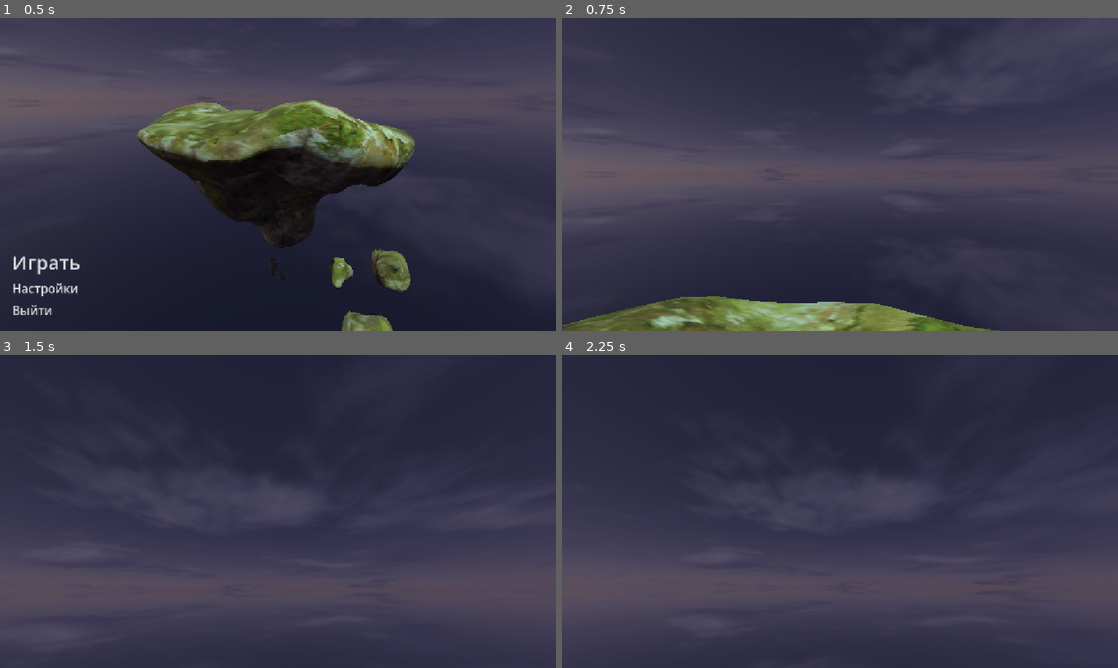
Above: before the commit, frames 1-4 (two rows, left to right).
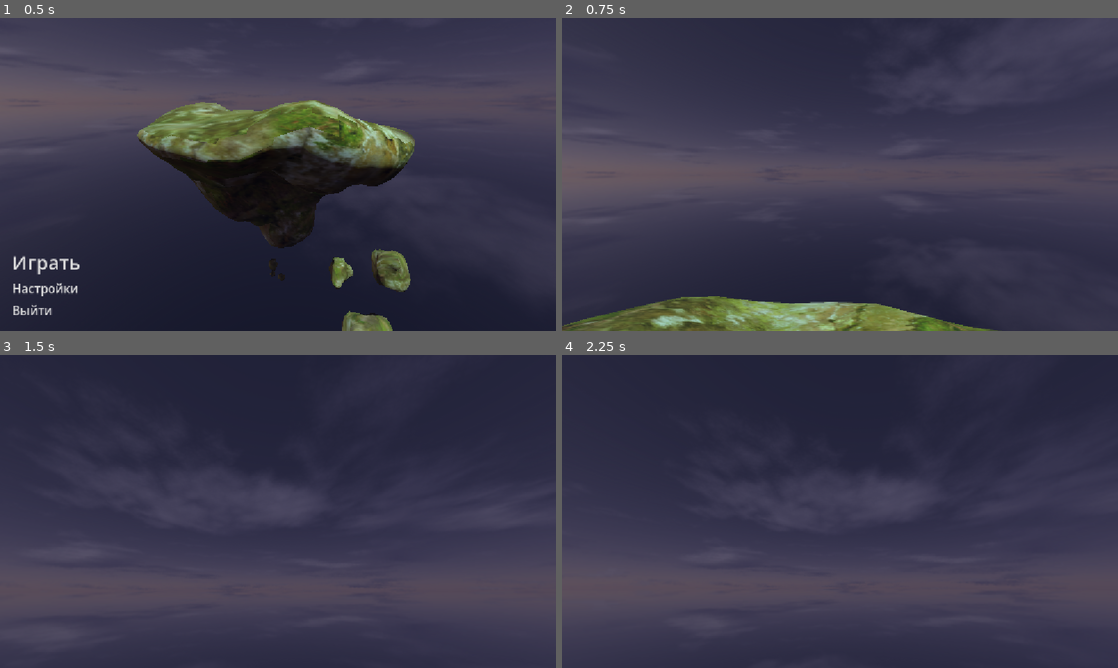
Above: after the commit, the same moments.

Repository: coolgamescompany/athanor
Game: Godot game, scene res://scenes/ui/main_menu.tscn
The game is run twice, just before and just after one commit, with the same random seed, the same clock (stepped at 60 frames per second) and the same inputs.
Inputs (mouse positions are in pixels of both pictures, inside the frame that each line leads up to):
- Up to frame 1 (0.5 s): no input
- Up to frame 2 (0.75 s): click "Играть" at 0.5 s
- Up to frame 3 (1.5 s): tap Enter (ui_accept) at 1.25 s; move the mouse to (305, 511) at 1.27 s; hold Up (ui_up) from 1.28 s (still down); click (305, 511) at 1.42 s
- Up to frame 4 (2.25 s): keep holding Up (ui_up); tap Enter (ui_accept) at 1.52, 2 s; move the mouse to (812, 511) at 2.02 s

Frame 1 is identical in both runs. In frame 2, less than 0.1% of the frame differs, in the area x 0-78%, y 88-100%; in frame 3, less than 0.1%; in frame 4, less than 0.1%.

Commit message:
исправлено размытие меню паузы

Diff:
--- a/scenes/player/player.tscn
+++ b/scenes/player/player.tscn
@@ -1,7 +1,6 @@
 [gd_scene format=3 uid="uid://crdkbv1scj4sk"]
 
 [ext_resource type="Script" uid="uid://o5i1j6nk8lk" path="res://scenes/player/player.gd" id="1_8afob"]
-[ext_resource type="PackedScene" uid="uid://qfy6iij8f5ge" path="res://scenes/ui/pause_menu.tscn" id="2_dovo2"]
 
 [sub_resource type="CapsuleShape3D" id="CapsuleShape3D_3qbcn"]
 
@@ -16,6 +15,3 @@
 unique_name_in_owner = true
 transform = Transform3D(1, 0, 0, 0, 1, 0, 0, 0, 1, 0, 0.5, 0)
 current = true
-
-[node name="PauseMenu" parent="." unique_id=1236970684 instance=ExtResource("2_dovo2")]
-unique_name_in_owner = true
--- a/world.tscn
+++ b/world.tscn
@@ -3,6 +3,7 @@
 [ext_resource type="Texture2D" uid="uid://byxcigcqc1ry" path="res://assets/textures/skybox/Panorama_Sky_12-512x512.png" id="1_f3sb7"]
 [ext_resource type="PackedScene" uid="uid://c4lt6yourscch" path="res://scenes/islands/island_1.tscn" id="2_fj7yv"]
 [ext_resource type="PackedScene" uid="uid://crdkbv1scj4sk" path="res://scenes/player/player.tscn" id="3_tlwt5"]
+[ext_resource type="PackedScene" uid="uid://qfy6iij8f5ge" path="res://scenes/ui/pause_menu.tscn" id="4_aqk2v"]
 
 [sub_resource type="PanoramaSkyMaterial" id="PanoramaSkyMaterial_fj7yv"]
 panorama = ExtResource("1_f3sb7")
@@ -19,15 +20,29 @@
 
 [node name="World" type="Node3D" unique_id=1044360984]
 
-[node name="WorldEnvironment" type="WorldEnvironment" parent="." unique_id=647825155]
+[node name="SubViewportContainer" type="SubViewportContainer" parent="." unique_id=179284645]
+anchors_preset = 15
+anchor_right = 1.0
+anchor_bottom = 1.0
+grow_horizontal = 2
+grow_vertical = 2
+stretch = true
+
+[node name="SubViewport" type="SubViewport" parent="SubViewportContainer" unique_id=1366538975]
+size = Vector2i(1152, 648)
+
+[node name="WorldEnvironment" type="WorldEnvironment" parent="SubViewportContainer/SubViewport" unique_id=647825155]
 environment = SubResource("Environment_3qbcn")
 
-[node name="Island_1_Start" parent="." unique_id=534627359 instance=ExtResource("2_fj7yv")]
+[node name="Island_1_Start" parent="SubViewportContainer/SubViewport" unique_id=534627359 instance=ExtResource("2_fj7yv")]
 
-[node name="Player" parent="." unique_id=7781218 instance=ExtResource("3_tlwt5")]
+[node name="Player" parent="SubViewportContainer/SubViewport" unique_id=7781218 instance=ExtResource("3_tlwt5")]
 transform = Transform3D(1, 0, 0, 0, 1, 0, 0, 0, 1, 0, 1.7323995, 0)
 
-[node name="DirectionalLight3D" type="DirectionalLight3D" parent="." unique_id=1962530227]
-transform = Transform3D(-0.7660445, 0.60402274, 0.2198463, 0, -0.34202012, 0.9396926, 0.6427876, 0.71984637, 0.26200265, -0.8530445, 3.7416687, 5.6277966)
+[node name="DirectionalLight3D" type="DirectionalLight3D" parent="SubViewportContainer/SubViewport" unique_id=1962530227]
+transform = Transform3D(-0.7660445, 0.60402274, 0.2198463, 0, -0.34202012, 0.9396927, 0.6427876, 0.71984637, 0.26200265, -0.8530445, 3.7416687, 5.6277966)
 light_color = Color(0.72156835, 0.9255543, 0.97680384, 1)
 shadow_enabled = true
+
+[node name="PauseMenu" parent="." unique_id=1236970684 instance=ExtResource("4_aqk2v")]
+unique_name_in_owner = true
